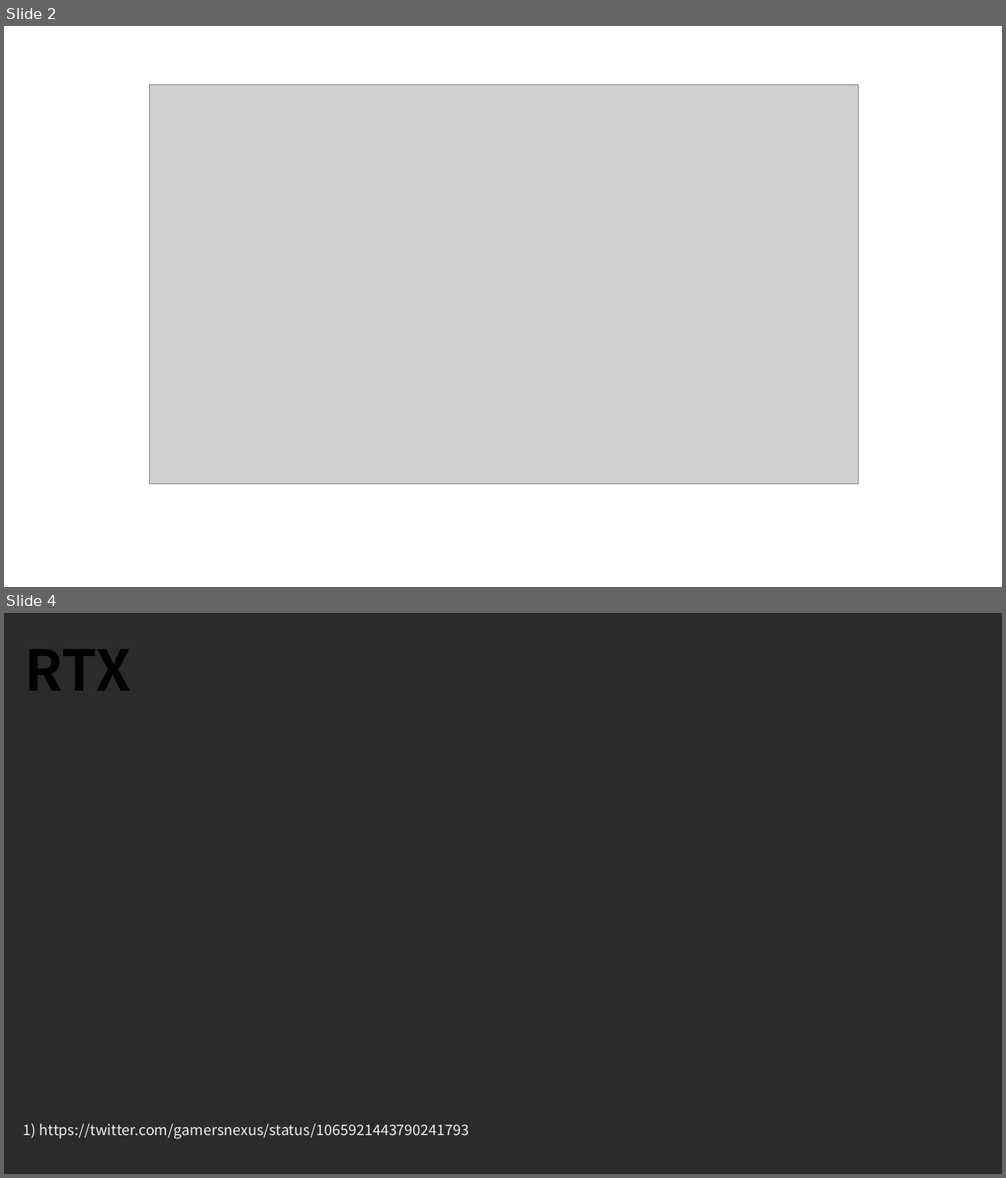
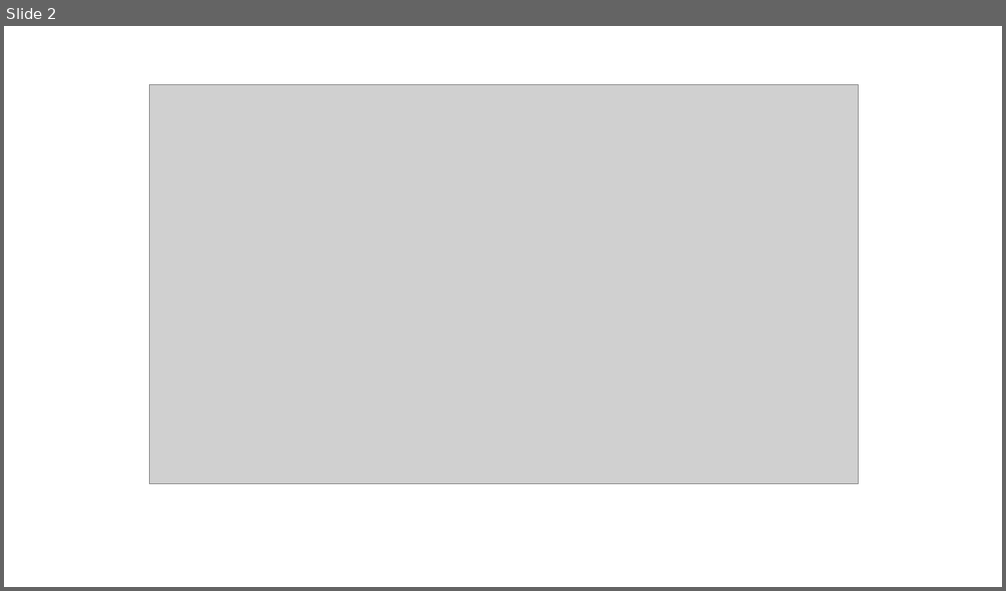
Before and after one commit to Snowapril/Raytracing-In-A-Weekend-Python, a slide deck: Presentation/RayTracing.pptx. Shown one above the other, each under a label of ours: slides 2 and 4 before the commit, slide 2 after it; the slides between them are not shown. The pictures are 1006x1178 and 1006x591 pixels, drawn with LibreOffice and Linux fonts; fonts in the diff are those of the drawing; grey boxes stand for pictures; background and template pictures are left out; a plain dark background stands for a picture behind light text. Boxes give left, top, right and bottom in pixels: in the first picture for what was removed or moved away, otherwise in the second. Text is boxed around its words. In the diff, an @@ line names an element or a change of style, - is before the commit and + after.

```diff
--- a/Presentation/RayTracing.pptx
+++ b/Presentation/RayTracing.pptx
@@ slide 4 removed at box(4, 613, 1002, 1174), background picture (left out) @@
@@ text removed at box(25, 649, 131, 691) @@
-RTX
@@ text removed at box(23, 1123, 470, 1139) @@
-1) https://twitter.com/gamersnexus/status/1065921443790241793
```
Also in this commit, not shown: 2 slides changed, 1 slide added, 1 other file.
